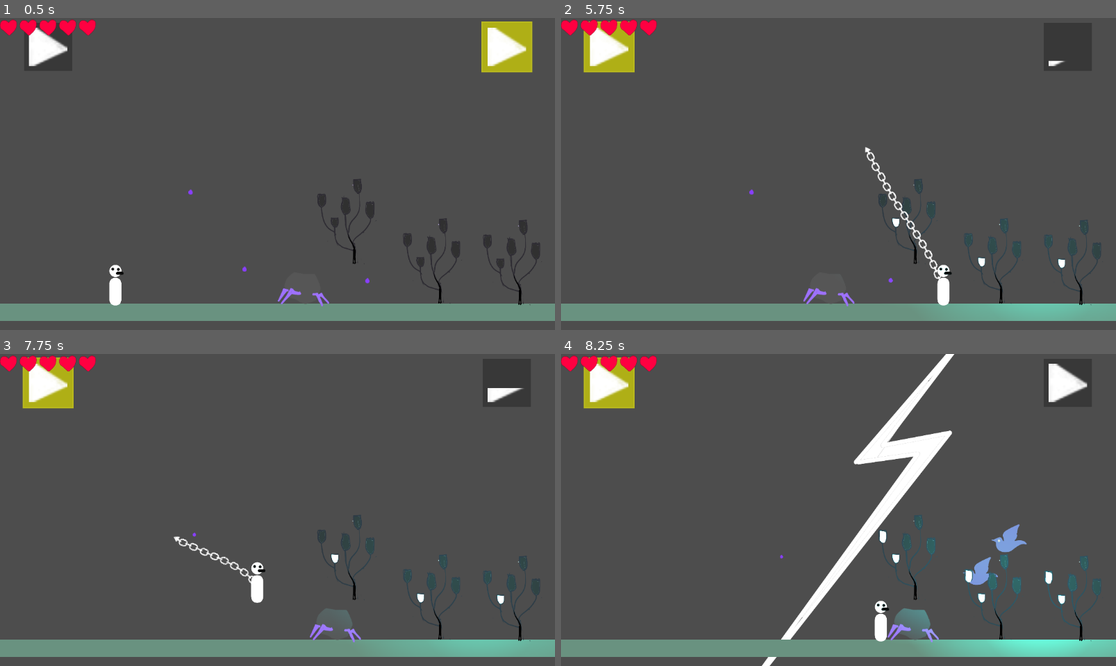
Above: before the commit, frames 1-4 (two rows, left to right).
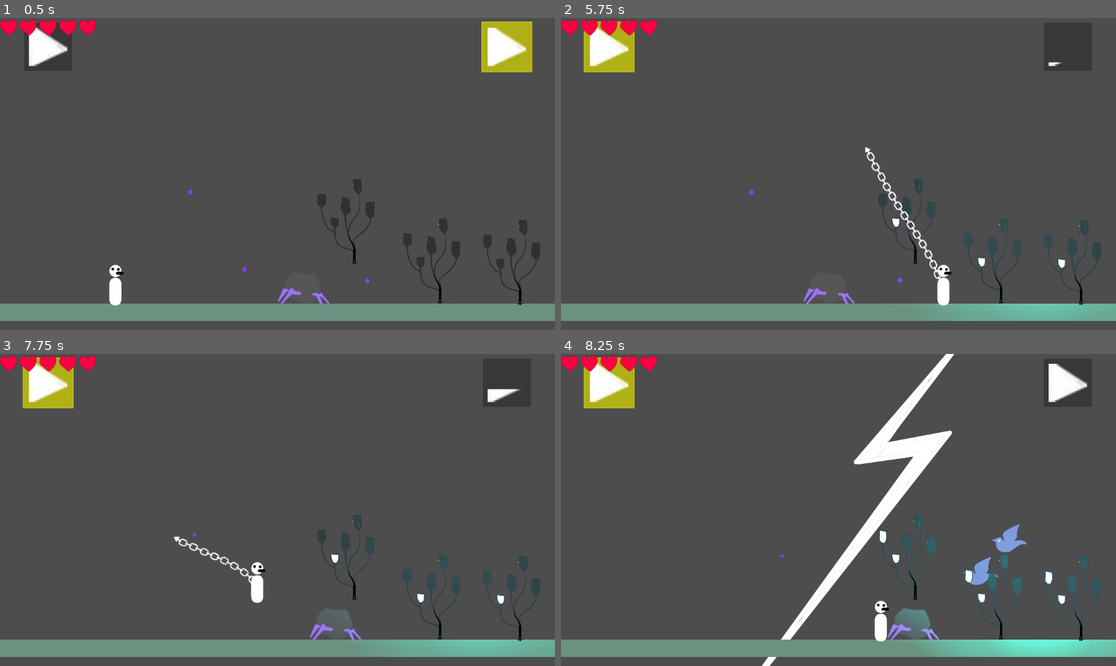
Above: after the commit, the same moments.

Repository: albverse/qimela
Game: Godot game, scene res://scene/MainTest.tscn
Two runs of this game, one before a commit and one after it. Both use one fixed random seed, a clock stepped at 60 frames per second and the inputs below.
Inputs (mouse positions are in pixels of both pictures, inside the frame that each line leads up to):
- Up to frame 1 (0.5 s): no input
- Up to frame 2 (5.75 s): tap Enter at 0.5 s; move the mouse to (960, 158) at 0.52 s; hold D (move_right) 0.53-2.03 s; tap Z at 0.6, 3.6 s; click (960, 158) at 0.67 s; tap W (jump) at 0.77, 1.52, 3.02, 3.77, 4.52 s; move the mouse to (727, 189) at 1.27 s; tap Space at 1.35, 4.35 s; move the mouse to (894, 105) at 2.02 s; hold A (move_left) 2.03-2.78 s; tap X at 2.1, 5.1 s; move the mouse to (810, 236) at 2.77 s; hold D (move_right) 2.78-4.28 s; tap C at 2.85 s; click (810, 236) at 2.92 s; move the mouse to (1005, 220) at 3.52 s; move the mouse to (672, 127) at 4.27 s; hold A (move_left) 4.28-5.03 s; move the mouse to (866, 174) at 5.02 s; hold D (move_right) from 5.03 s (still down); click (866, 174) at 5.17 s
- Up to frame 3 (7.75 s): move the mouse to (194, 432) at 5.77 s; release D (move_right) at 5.78 s; hold A (move_left) 5.78-7.28 s; tap C at 5.85 s; tap W (jump) at 6.02, 6.77, 7.52 s; move the mouse to (399, 494) at 6.52 s; tap Z at 6.6 s; move the mouse to (166, 525) at 7.27 s; hold D (move_right) from 7.28 s (still down); tap Space at 7.35 s; click (166, 525) at 7.42 s
- Up to frame 4 (8.25 s): keep holding D (move_right); move the mouse to (894, 441) at 8.02 s; tap X at 8.1 s

Frame 1 is identical in both runs. In frame 2, less than 0.1% of the frame differs, in the area x 58-91%, y 13-85%; in frame 3, less than 0.1%; in frame 4, less than 0.1%.

Commit message:
Sequence icon burn and cooldown on release

Diff:
--- a/ui/chain_slots_ui.gd
+++ b/ui/chain_slots_ui.gd
@@ -15,6 +15,7 @@
 var _burn_duration: float = 0.5
 var _burn_noise_texture: Texture2D
 var _burn_curve_texture: Texture2D
+var _player: Node
 @export var ui_no: Texture2D = preload("res://art/UI_NO.png")
 @export var ui_die: Texture2D = preload("res://art/UI_DIE.png")
 @export var ui_yes: Texture2D = preload("res://art/UI_yes.png")
@@ -126,23 +127,37 @@
 
 	if icon:
 		icon.visible = true
-	if monster_icon:
-		_play_monster_burn(slot, monster_icon)
-	var reverse_duration: float = 0.0
-	if anim and played_anim != "" and anim.has_animation(played_anim):
-		anim.stop()
-		anim.play_backwards(played_anim)
-		var anim_ref: Animation = anim.get_animation(played_anim)
-		reverse_duration = anim_ref.length if anim_ref != null else 0.0
-		if reverse_duration <= 0.0:
-			reverse_duration = anim.current_animation_length
-	if reverse_duration > 0.0:
-		var tw: Tween = create_tween()
-		tw.tween_callback(func() -> void:
+	var is_fusion: bool = _is_fusion_release()
+	var reverse_duration: float = _play_reverse_animation(anim, played_anim, not is_fusion)
+	var should_burn: bool = monster_icon != null and monster_icon.texture != null and burn_shader != null
+	var burn_duration: float = _burn_duration if should_burn else 0.0
+	if is_fusion:
+		if should_burn:
+			_play_monster_burn(slot, monster_icon)
+		var tw_fusion: Tween = create_tween()
+		if burn_duration > 0.0:
+			tw_fusion.tween_interval(burn_duration)
+		tw_fusion.tween_callback(func() -> void:
+			_play_reverse_animation(anim, played_anim, false)
+		)
+		if reverse_duration > 0.0:
+			tw_fusion.tween_interval(reverse_duration)
+		tw_fusion.tween_callback(func() -> void:
 			_start_cooldown(slot)
-		).set_delay(reverse_duration)
+		)
 	else:
-		_start_cooldown(slot)
+		var tw_release: Tween = create_tween()
+		if reverse_duration > 0.0:
+			tw_release.tween_interval(reverse_duration)
+		tw_release.tween_callback(func() -> void:
+			if should_burn:
+				_play_monster_burn(slot, monster_icon)
+		)
+		if burn_duration > 0.0:
+			tw_release.tween_interval(burn_duration)
+		tw_release.tween_callback(func() -> void:
+			_start_cooldown(slot)
+		)
 
 	_check_fusion_available()
 
@@ -231,6 +246,8 @@
 		var next_texture: Texture2D = _resolve_target_icon(target)
 		if next_texture != null and not is_instance_valid(next_texture):
 			next_texture = null
+		if next_texture != null and next_texture.get_rid().is_valid() == false:
+			next_texture = null
 		if next_texture != _cached_target_textures[slot]:
 			_cached_target_textures[slot] = next_texture
 			monster_icon.texture = next_texture
@@ -250,10 +267,10 @@
 	var players: Array = get_tree().get_nodes_in_group("player")
 	if players.is_empty():
 		return
-	var player: Node = players[0] as Node
-	if player == null:
-		return
-	var value: Variant = player.get("burn_time")
+	_player = players[0] as Node
+	if _player == null:
+		return
+	var value: Variant = _player.get("burn_time")
 	if typeof(value) == TYPE_FLOAT:
 		_cooldown_duration = maxf(value, 0.0)
 		_burn_duration = _cooldown_duration
@@ -320,6 +337,25 @@
 		monster_icon.material = null
 	)
 
+func _play_reverse_animation(anim: AnimationPlayer, anim_name: String, play_now: bool = true) -> float:
+	if anim == null or anim_name == "" or not anim.has_animation(anim_name):
+		return 0.0
+	var anim_ref: Animation = anim.get_animation(anim_name)
+	var anim_length: float = anim_ref.length if anim_ref != null else 0.0
+	var current_pos: float = anim.current_animation_position
+	if anim.current_animation != anim_name and anim_length > 0.0:
+		current_pos = anim_length
+	if play_now:
+		anim.play_backwards(anim_name)
+	return clamp(current_pos, 0.0, anim_length)
+
+func _is_fusion_release() -> bool:
+	if _player == null:
+		return false
+	if _player.has_method("is_player_locked"):
+		return bool(_player.call("is_player_locked"))
+	return false
+
 func _stop_cooldown_tween(slot: int) -> void:
 	var tw: Tween = _cooldown_tweens[slot]
 	if tw != null:
